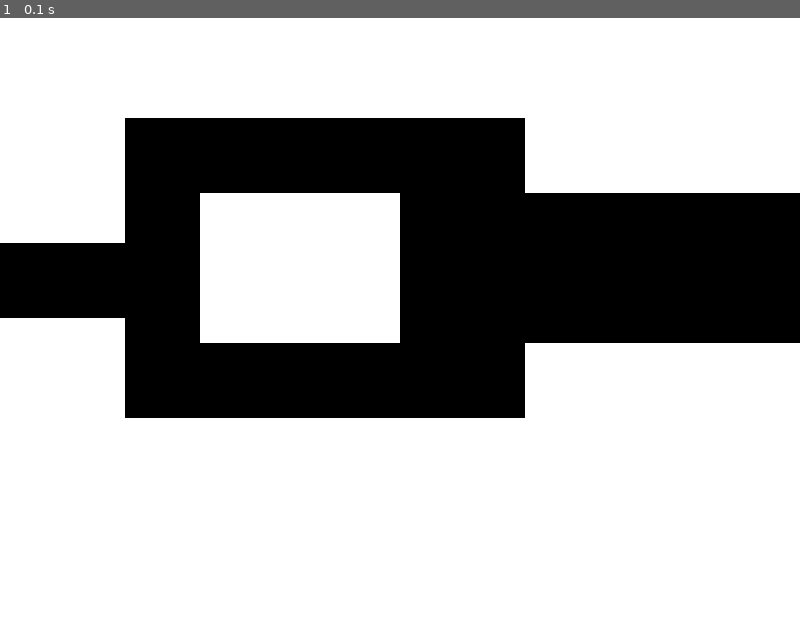
Above: before the commit, frame 1.
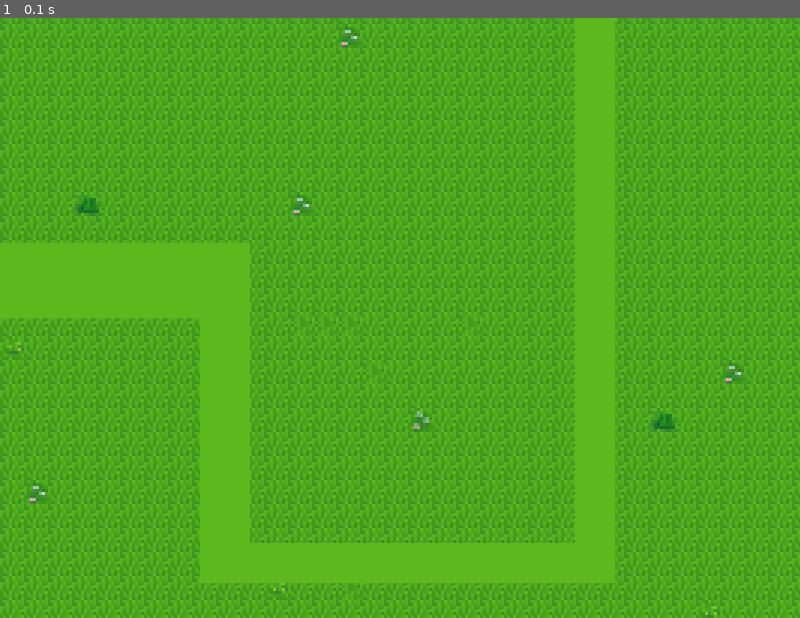
Above: after the commit, the same moment.

Repository: olincollege/maze-game
Game: pygame game, started from Levels.py
The game is run twice, just before and just after one commit, with the same random seed, the same clock (stepped at 60 frames per second) and the same inputs.
Inputs:
- Up to frame 1 (0.1 s): no input

The runs differ from the first frame. In frame 1, 100% of the frame differs, in the area x 0-100%, y 0-100%.

Commit message:
Added the visuals for all three levels

Diff:
--- a/Levels/Levels.py
+++ b/Levels.py
@@ -18,28 +18,37 @@
     pygame.Rect(0, 225, 200, 75),
 ]
 
+Level_3 = [
+    pygame.Rect(0, 225, 200, 75),
+    pygame.Rect(200, 225, 50, 300),
+    pygame.Rect(200, 525, 375, 40),
+    pygame.Rect(575, 0, 40, 565),
+]
+
 
 # Set the width and height of the screen
 SCREEN_WIDTH = 800
 SCREEN_HEIGHT = 600
 screen = pygame.display.set_mode((SCREEN_WIDTH, SCREEN_HEIGHT))
 pygame.display.set_caption("Rectangle Test")
+image = pygame.image.load("img/test.png")
+width = image.get_width()
+height = image.get_height()
+scale = 3
+
+image = pygame.transform.scale(image, (int(width * scale), int(height * scale)))
 
 # Define colors
-BLACK = (0, 0, 0)
-WHITE = (255, 255, 255)
-RED = (255, 0, 0)
+GREEN = (92, 184, 28)
+# GREEN = (76, 172, 28)
 
 
 # Function to draw the rectangle in the middle of the screen
 def draw_rectangle(screen):
-    rect = pygame.Rect(300, 175, 150, 500)
-    # pygame.draw.rect(screen, BLACK, rect)
-    pygame.draw.rect(screen, BLACK, pygame.Rect(400, 175, 500, 150))
-    pygame.draw.rect(screen, BLACK, pygame.Rect(175, 100, 350, 75))
-    pygame.draw.rect(screen, BLACK, pygame.Rect(175, 325, 350, 75))
-    pygame.draw.rect(screen, BLACK, pygame.Rect(125, 100, 75, 300))
-    pygame.draw.rect(screen, BLACK, pygame.Rect(0, 225, 200, 75))
+    pygame.draw.rect(screen, GREEN, pygame.Rect(0, 225, 200, 75))
+    pygame.draw.rect(screen, GREEN, pygame.Rect(200, 225, 50, 300))
+    pygame.draw.rect(screen, GREEN, pygame.Rect(200, 525, 375, 40))
+    pygame.draw.rect(screen, GREEN, pygame.Rect(575, 0, 40, 565))
 
 
 # Main game loop
@@ -51,7 +60,8 @@
             running = False
 
     # Fill the screen with white color
-    screen.fill(WHITE)
+    screen.fill(GREEN)
+    screen.blit(image, (0, 0))
 
     # Draw the rectangle in the middle of the screen
     draw_rectangle(screen)
--- a/Levels/level_1.csv
+++ /dev/null
@@ -1,19 +0,0 @@
-0,0,0,0,0,0,0,0,0,0,0,0,0,0,0,0,0,0,0
-0,0,0,0,0,0,0,0,0,0,0,0,0,0,0,0,0,0,0
-0,0,0,0,1,1,1,1,1,1,2,1,1,1,1,1,1,1,3
-0,0,0,0,1,1,2,1,1,1,1,1,1,1,2,1,1,1,3
-0,0,0,0,1,1,1,1,1,0,0,0,0,0,0,0,0,0,0
-0,0,0,0,2,1,1,1,1,0,0,0,0,0,0,0,0,0,0
-0,0,0,0,1,1,1,1,1,0,0,0,0,0,0,0,0,0,0
-0,0,0,0,1,1,1,1,1,0,0,0,0,0,0,0,0,0,0
-0,0,0,0,1,1,1,1,1,0,0,0,0,0,0,0,0,0,0
-0,0,0,0,1,1,1,1,1,0,0,0,0,0,0,0,0,0,0
-0,0,0,0,1,1,2,1,1,0,0,0,0,0,0,0,0,0,0
-0,0,0,0,1,1,1,1,1,0,0,0,0,0,0,0,0,0,0
-0,0,0,0,1,1,1,1,1,0,0,0,0,0,0,0,0,0,0
-0,0,0,0,1,1,1,1,1,0,0,0,0,0,0,0,0,0,0
-0,0,0,0,1,1,1,1,1,0,0,0,0,0,0,0,0,0,0
-0,0,0,0,1,1,1,2,1,0,0,0,0,0,0,0,0,0,0
-0,0,0,0,1,1,1,1,1,0,0,0,0,0,0,0,0,0,0
-0,0,0,0,1,1,1,1,1,0,0,0,0,0,0,0,0,0,0
-0,0,0,0,1,1,1,1,1,0,0,0,0,0,0,0,0,0,0
--- a/Levels/level_2.csv
+++ /dev/null
@@ -1,19 +0,0 @@
-0,0,0,0,0,0,0,0,0,0,0,0,0,0,0,0,0,0,0
-1,1,1,1,1,1,1,1,1,0,0,0,0,0,0,1,1,1,1
-1,2,1,1,1,1,2,1,1,0,0,0,0,0,0,1,2,1,1
-1,1,1,1,1,1,1,1,1,0,0,0,0,0,0,1,1,1,1
-1,1,0,0,0,0,0,1,1,0,0,0,0,0,0,1,1,0,0
-1,1,0,0,0,0,0,1,1,1,1,1,1,1,1,1,1,0,0
-1,1,0,0,0,0,0,1,1,2,1,1,1,1,1,2,1,0,0
-1,1,1,1,3,0,0,1,1,1,1,1,2,1,1,1,1,0,0
-1,2,1,2,3,0,0,1,1,0,0,0,1,1,0,0,0,0,0
-1,1,1,1,3,0,0,2,1,0,0,0,1,1,0,0,0,0,0
-1,1,0,0,0,0,0,1,1,0,0,0,1,1,1,1,1,0,0
-1,1,0,0,0,0,0,1,1,0,0,0,1,1,2,1,1,0,0
-1,1,0,0,0,0,0,1,1,0,0,0,1,1,1,1,1,0,0
-1,1,1,1,1,1,1,1,1,0,0,0,0,0,0,0,0,0,0
-1,1,2,1,1,2,1,1,2,0,0,0,0,0,0,0,0,0,0
-1,1,1,1,1,1,1,1,1,0,0,0,0,0,0,0,0,0,0
-0,0,0,0,0,0,0,0,0,0,0,0,0,0,0,0,0,0,0
-0,0,0,0,0,0,0,0,0,0,0,0,0,0,0,0,0,0,0
-0,0,0,0,0,0,0,0,0,0,0,0,0,0,0,0,0,0,0
--- a/Levels/level_3.csv
+++ /dev/null
@@ -1,19 +0,0 @@
-0,0,0,0,0,0,0,0,0,0,0,0,0,0,0,0,0,0,0
-1,1,1,1,1,1,0,0,0,0,0,0,0,0,0,0,0,0,0
-1,1,1,1,2,1,0,0,0,0,0,0,0,0,0,0,0,0,0
-2,1,1,1,1,1,0,0,0,0,0,0,0,0,0,0,0,0,0
-1,1,0,1,1,1,0,0,0,0,0,0,0,0,0,0,0,0,0
-1,1,0,1,1,1,0,0,0,0,0,0,0,0,0,0,0,0,0
-1,1,0,1,1,1,0,0,0,0,0,0,0,0,0,2,1,4,3
-1,1,0,2,1,1,0,0,0,0,0,0,0,0,0,1,0,0,0
-1,2,0,1,1,1,0,0,0,0,0,0,0,0,0,1,0,0,0
-1,1,0,1,1,1,0,0,1,1,1,1,2,1,1,1,0,0,0
-1,1,0,0,0,0,0,0,2,0,0,0,0,0,0,1,0,0,0
-1,1,0,0,0,0,0,0,1,0,0,0,0,0,0,1,0,0,0
-2,1,0,0,0,0,0,0,1,0,0,0,0,0,0,1,0,0,0
-1,1,0,0,0,0,0,0,1,0,0,0,0,0,0,2,0,0,0
-1,1,1,1,1,1,2,1,1,0,0,0,0,0,0,1,0,0,0
-1,1,1,2,1,1,1,1,1,1,1,2,1,1,1,1,0,0,0
-0,0,0,0,0,0,0,0,0,0,0,0,0,0,0,0,0,0,0
-0,0,0,0,0,0,0,0,0,0,0,0,0,0,0,0,0,0,0
-0,0,0,0,0,0,0,0,0,0,0,0,0,0,0,0,0,0,0
--- a/game.py
+++ b/game.py
@@ -2,6 +2,9 @@
 from maze import Maze
 from view import PygameView
 from controller import PygameController
+from Levels import Level_1
+from Levels import Level_2
+from Levels import Level_3
 
 timer = pygame.time.Clock()
 
--- a/view.py
+++ b/view.py
@@ -62,3 +62,21 @@
         # render all the collectibles
         # render the mouse character
         # jumpscare that breaks out of game loop and display image
+
+    def background_image(self, path):
+        """ """
+        image = pygame.image.load(path)
+        width = image.get_width()
+        height = image.get_height()
+        scale = 3
+        image = pygame.transform.scale(
+            image, (int(width * scale), int(height * scale))
+        )
+        self._screen.blit(image, (0, 0))
+
+    def levels(self, level):
+        """ """
+        GREEN = (92, 184, 28)
+        for i in range len(level):
+            pygame.draw.rect(self._screen, GREEN, level(i))
+            i += 1
